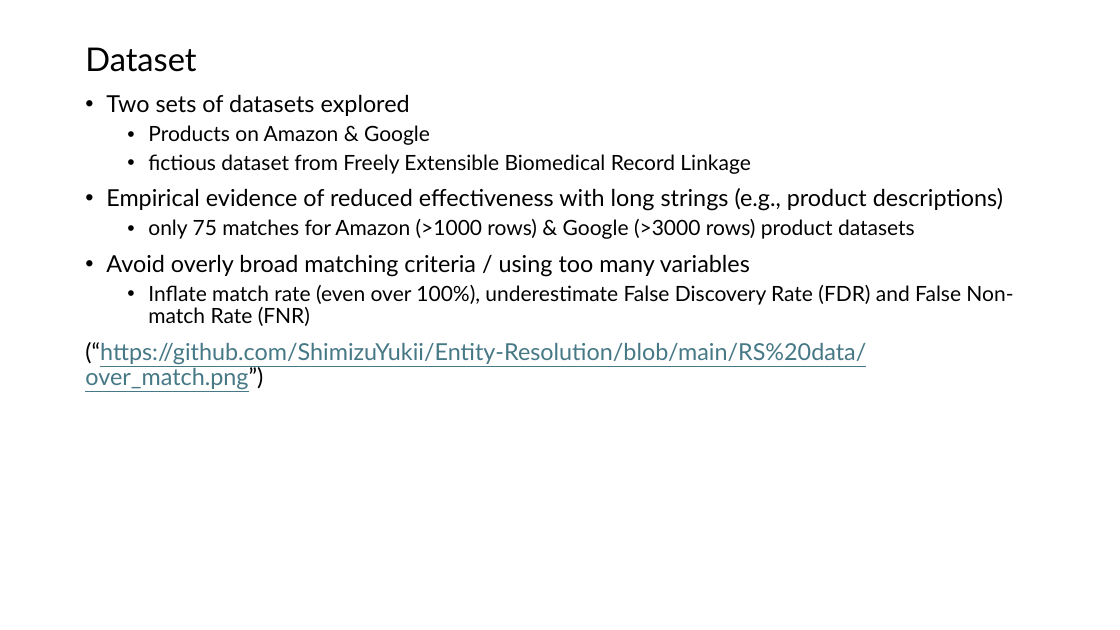
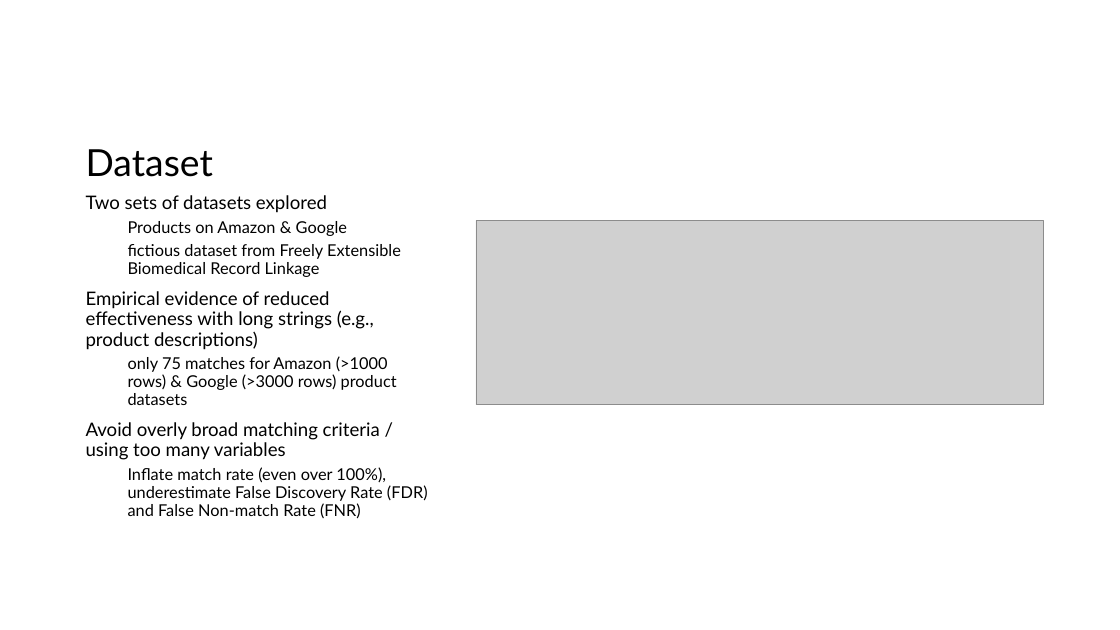
Before and after one commit to ShimizuYukii/Entity-Resolution, a slide deck: slide 9 of Presentation.pptx. Drawn at 1120x630 pixels with LibreOffice and Linux fonts; fonts in the diff are those of the drawing; grey boxes stand for pictures. Boxes give left, top, right and bottom in pixels: in the first picture for what was removed or moved away, otherwise in the second. Text is boxed around its words. In the diff, an @@ line names an element or a change of style, - is before the commit and + after.

```diff
--- a/Presentation.pptx
+++ b/Presentation.pptx
@@ title "Dataset": place and size @@
-title "Dataset" at [85,47,196,72]
+title "Dataset" at [86,149,213,177]
@@ title "Dataset" at [86,149,213,177]: size 28 to 32 pt; vertical alignment middle to bottom @@
@@ text "Two sets of datasets explored": place and size @@
-text "Two sets of datasets explored" at [85,94,1013,390]
+text "Two sets of datasets explored" at [86,195,428,519]
@@ text "Two sets of datasets explored" at [86,195,428,519]: size 20 to 16 pt in "Two sets of datasets explored", "Empirical evidence of reduced effectiveness with long ...", "Avoid overly broad matching criteria / using ..."; size 18 to 14 pt in "Products on Amazon & Google", "fictious dataset from Freely Extensible Biomedical Record ...", "only 75 matches for Amazon (>1000 rows) ...", "Inflate match rate (even over 100%), underestimate ..."; bullet • to none @@
@@ picture added at [476,220,1044,404] @@
@@ text at [85,342,866,390]: paragraph removed @@
-(“https://github.com/ShimizuYukii/Entity-Resolution/blob/main/RS%20data/over_match.png”)
```
Also in this commit, not shown: 1 other slide changed, 1 other file.
